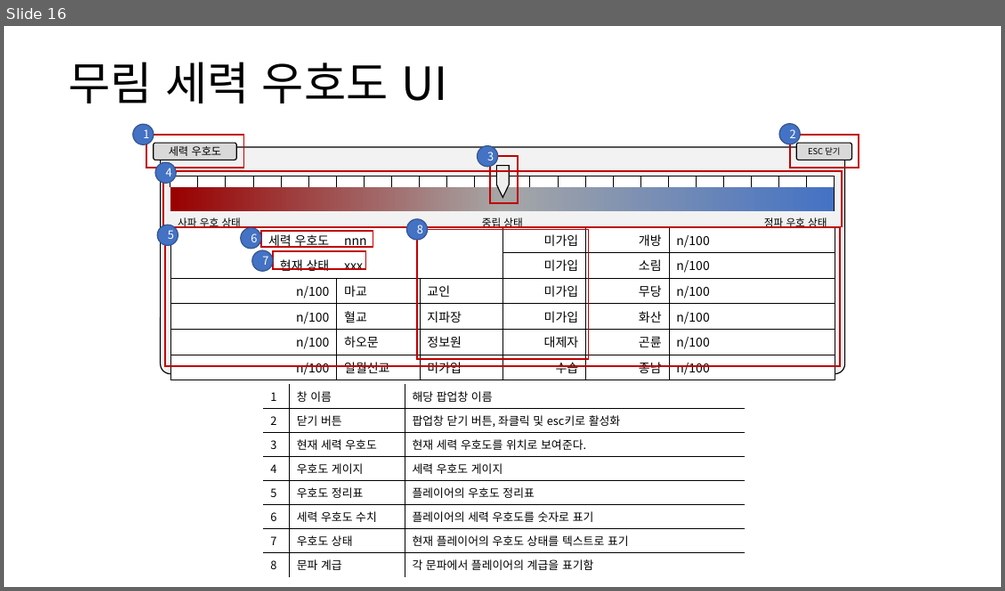
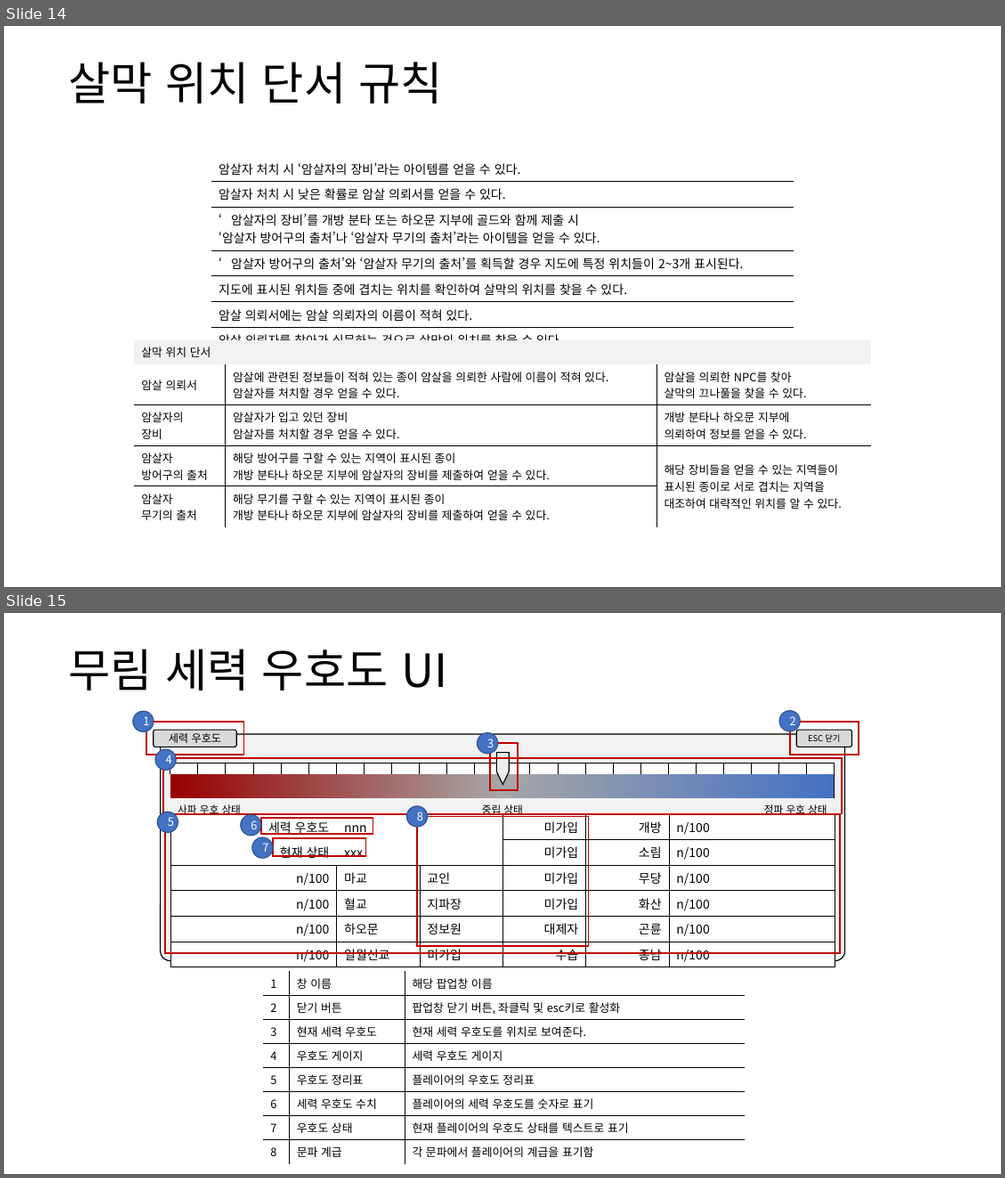
Before and after one commit to yjk0401/unityenginebasic_9th, a slide deck: 기획/방랑엽사전/세력 시스템 기획서.pptx. Shown one above the other, each under a label of ours: slide 16 before the commit, slides 14 and 15 after it. The pictures are 1005x591 and 1005x1178 pixels, drawn with LibreOffice and Linux fonts; fonts in the diff are those of the drawing. Boxes give left, top, right and bottom in pixels: in the first picture for what was removed or moved away, otherwise in the second. Text is boxed around its words. In the diff, an @@ line names an element or a change of style, - is before the commit and + after.

```diff
--- a/기획/방랑엽사전/세력 시스템 기획서.pptx
+++ b/기획/방랑엽사전/세력 시스템 기획서.pptx
@@ slide 14 added at [4,26,1001,587], background #FFFFFF @@
@@ text added at [68,62,443,103], 44 pt, text #000000 @@
+살막 위치 단서 규칙
@@ table added at [211,155,793,344], 7 rows, 1 columns @@
+암살자 처치 시 ‘암살자의 장비’라는 아이템를 얻을 수 있다.
+암살자 처치 시 낮은 확률로 암살 의뢰서를 얻을 수 있다.
+‘암살자의 장비’를 개방 분타 또는 하오문 지부에 골드와 함께 제출 시 / ‘암살자 방어구의 출처’나 ‘암살자 무기의 출처’라는 아이템을 얻을 수 있다.
+‘암살자 방어구의 출처’와 ‘암살자 무기의 출처’를 획득할 경우 지도에 특정 위치들이 2~3개 표시된다.
+지도에 표시된 위치들 중에 겹치는 위치를 확인하여 살막의 위치를 찾을 수 있다.
+암살 의뢰서에는 암살 의뢰자의 이름이 적혀 있다.
+암살 의뢰자를 찾아가 심문하는 것으로 살막의 위치를 찾을 수 있다.
@@ table added at [134,340,872,524], 5 rows, 3 columns @@
+살막 위치 단서 |  | 
+암살 의뢰서 | 암살에 관련된 정보들이 적혀 있는 종이 암살을 의뢰한 사람에 이름이 적혀 있다. / 암살자를 처치할 경우 얻을 수 있다. | 암살을 의뢰한 NPC를 찾아 / 살막의 끄나풀을 찾을 수 있다.
+암살자의 / 장비 | 암살자가 입고 있던 장비 / 암살자를 처치할 경우 얻을 수 있다. | 개방 분타나 하오문 지부에 / 의뢰하여 정보를 얻을 수 있다.
+암살자 / 방어구의 출처 | 해당 방어구를 구할 수 있는 지역이 표시된 종이 / 개방 분타나 하오문 지부에 암살자의 장비를 제출하여 얻을 수 있다. | 해당 장비들을 얻을 수 있는 지역들이 / 표시된 종이로 서로 겹치는 지역을 / 대조하여 대략적인 위치를 알 수 있다.
+암살자 / 무기의 출처 | 해당 무기를 구할 수 있는 지역이 표시된 종이 / 개방 분타나 하오문 지부에 암살자의 장비를 제출하여 얻을 수 있다. | 
@@ what was slide 16 is now slide 15 @@
```
Also in this commit, not shown: 5 slides changed, 2 slides removed, 1 other file.
